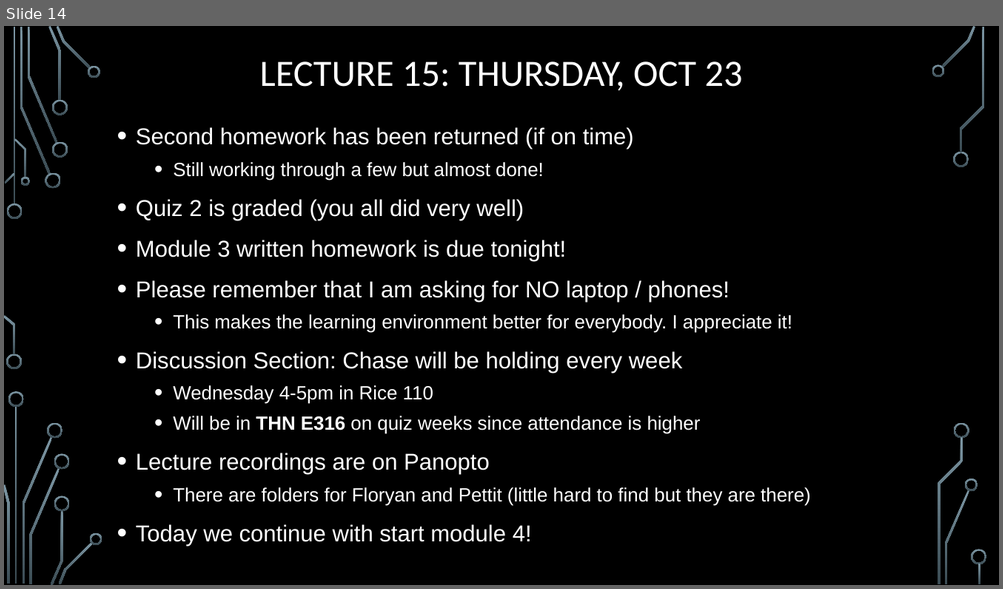
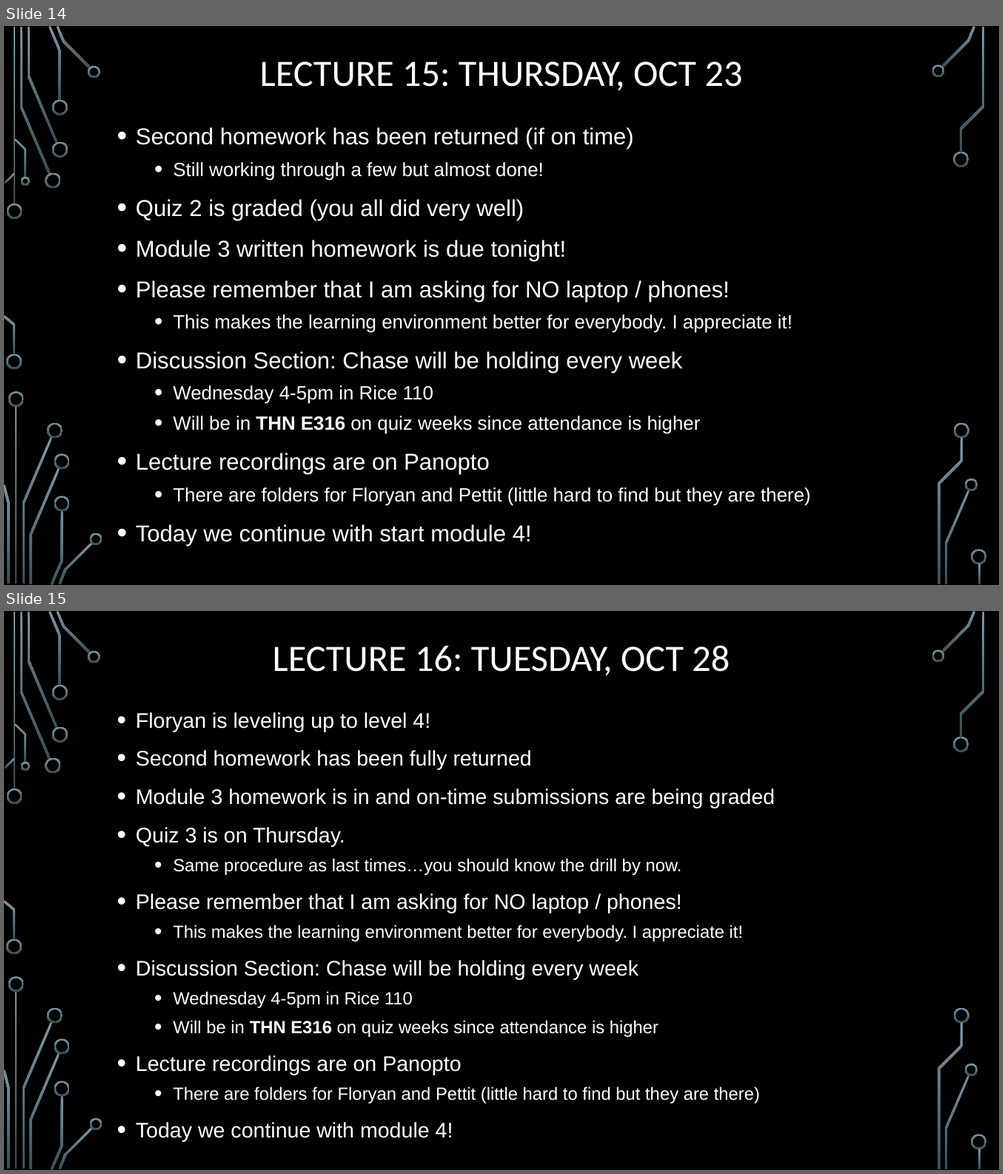
Before and after one commit to markfloryan/dmt2, a slide deck: slides/00-DailyAnnouncements.pptx. Shown one above the other, each under a label of ours: slide 14 before the commit, slides 14 and 15 after it. The pictures are 1003x589 and 1003x1174 pixels, drawn with LibreOffice and Linux fonts; fonts in the diff are those of the drawing; background and template pictures are left out. Boxes give left, top, right and bottom in pixels: in the first picture for what was removed or moved away, otherwise in the second. Text is boxed around its words. In the diff, an @@ line names an element or a change of style, - is before the commit and + after.

```diff
--- a/slides/00-DailyAnnouncements.pptx
+++ b/slides/00-DailyAnnouncements.pptx
@@ slide 15 added at (x1=4, y1=611, x2=999, y2=1170), background picture (left out); not listed: 36 template elements that a slide beside it also shows @@
@@ title added at (x1=273, y1=645, x2=729, y2=676), 36 pt, text #FFFFFF @@
+LECTURE 16: TUESDAY, OCT 28
@@ text added at (x1=136, y1=712, x2=774, y2=1142), 20.4 pt, text #FFFFFF @@
+• Floryan is leveling up to level 4!
+• Second homework has been fully returned
+• Module 3 homework is in and on-time submissions are being graded
+• Quiz 3 is on Thursday.
+  • Same procedure as last times…you should know the drill by now.
+• Please remember that I am asking for NO laptop / phones!
+  • This makes the learning environment better for everybody. I appreciate it!
+• Discussion Section: Chase will be holding every week
+  • Wednesday 4-5pm in Rice 110
+  • Will be in THN E316 on quiz weeks since attendance is higher
+• Lecture recordings are on Panopto
+  • There are folders for Floryan and Pettit (little hard to find but they are there)
+• Today we continue with module 4!
```
Also in this commit, not shown: 1 slide changed, 1 other file.
